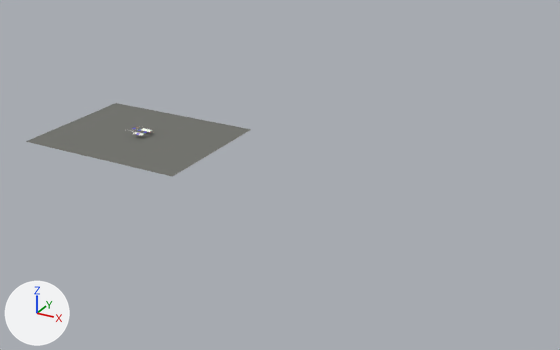
Before and after pictures for a commit that changed the Blender file notes/mouse_event_system.blend.
One viewpoint serves both versions: a 50 mm camera at (613.0, -740.0, 351.0) aimed at (202.0, 7.0, -22.0). Arrows for +X, +Y and +Z are at lower left; the lights stay in place.

Script lines for the objects in view, before the commit:
```python
me_plane = bpy.data.meshes.new('Plane')
me_plane.from_pydata([(21.6, -16.6, 0.0), (-21.6, -16.6, 0.0), (21.6, 16.6, 0.0), (-21.6, 16.6, 0.0)], [], [(1, 0, 2, 3)])
me_plane.materials.append(mat_background)  # grey #787873
ob_plane_027 = bpy.data.objects.new('Plane.027', me_plane)
ob_plane_027.location = (-0.1, -0.1, -5.8)
ob_plane_027.scale = (5.3, 5.3, 5.3)
```
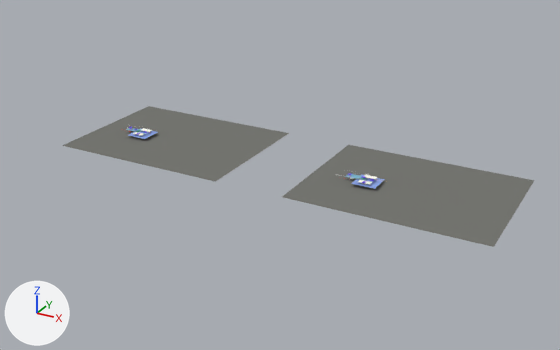
Edits to the bpy script that builds the scene:
```text
Add mat_statemachine:
    mat_statemachine = diffuse_material('StateMachine')
    mat_statemachine.base_color = (0.276, 0.392, 0.8)  # blue #8fa8e7
Add mat_group:
    mat_group = diffuse_material('Group')
    mat_group.base_color = (0.227, 0.502, 0.666)  # blue #83bcd5
Add me_plane_029:
    me_plane_029.from_pydata([(14.2, -14.4, 0.0), (-14.2, -14.4, 0.0), (14.2, 14.4, 0.0), (-14.2, 14.4, 0.0)], [], [(1, 0, 2, 3)])
    me_plane_029.materials.append(mat_statemachine)  # blue #8fa8e7
Add me_plane_031:
    me_plane_031.from_pydata([(23.5, -10.0, 0.0), (-23.5, -10.0, 0.0), (23.5, 10.0, 0.0), (-23.5, 10.0, 0.0)], [], [(1, 0, 2, 3)])
    me_plane_031.materials.append(mat_group)  # blue #83bcd5
Change ob_plane_027:
    ob_plane_027.location: (-0.1, -0.1, -5.8) -> (50.5, 11.7, -5.8)
Add ob_plane:
    ob_plane = bpy.data.objects.new('Plane', me_plane_029)
    ob_plane.location = (4.6, -1.0, -2.3)
Add ob_plane_002:
    ob_plane_002 = bpy.data.objects.new('Plane.002', me_plane_031)
    ob_plane_002.location = (302.6, 2.7, -1.4)
    ob_plane_002.scale = (0.501, 0.501, 0.501)
Add ob_plane_003:
    ob_plane_003 = bpy.data.objects.new('Plane.003', me_plane_029.copy())
    ob_plane_003.location = (318.0, -1.0, -2.3)
Add ob_plane_005:
    ob_plane_005 = bpy.data.objects.new('Plane.005', me_plane.copy())  # the mesh of ob_plane_027
    ob_plane_005.location = (363.9, 11.7, -5.8)
    ob_plane_005.scale = (5.3, 5.3, 5.3)
```

What differs and where, as boxes [x1, y1, x2, y2] in the pictures (560 x 350 px):
'Plane.005', added
    after: [282, 145, 535, 247]
'Plane.027', moved
    before: [26, 103, 251, 177]
    after: [62, 106, 289, 181]
'Plane.003', added
    after: [351, 175, 385, 189]
'Plane', added
    after: [128, 129, 158, 139]
'Plane.002', added
    after: [345, 174, 367, 181]
